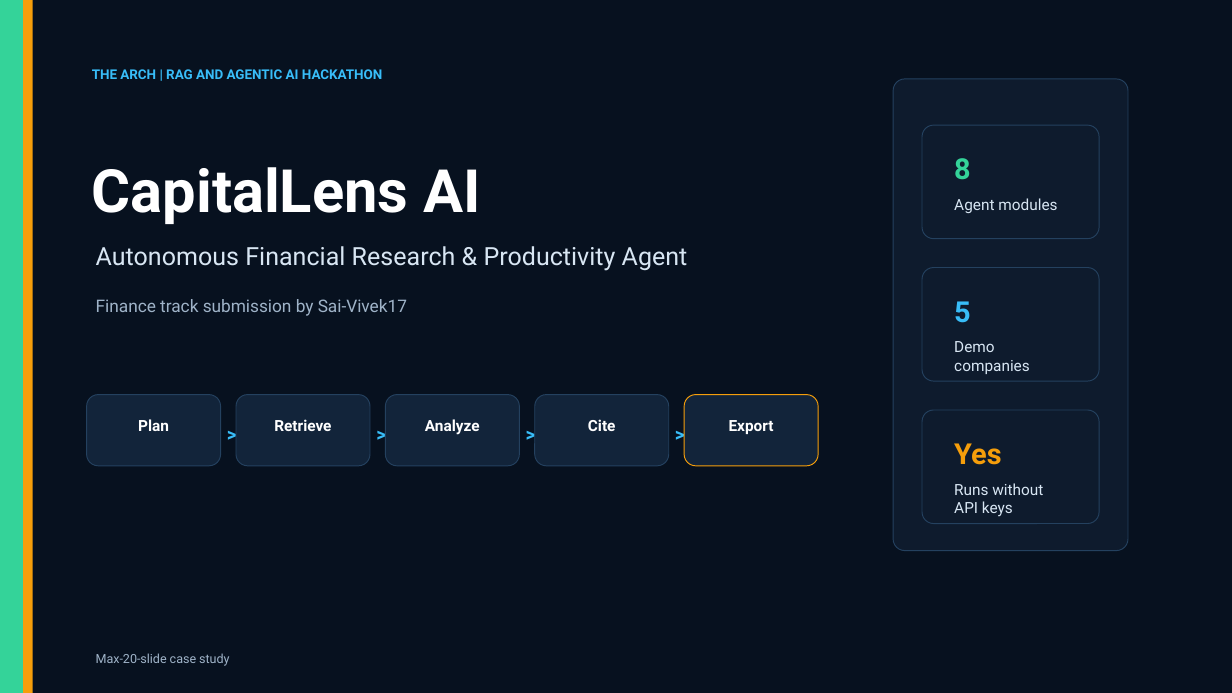
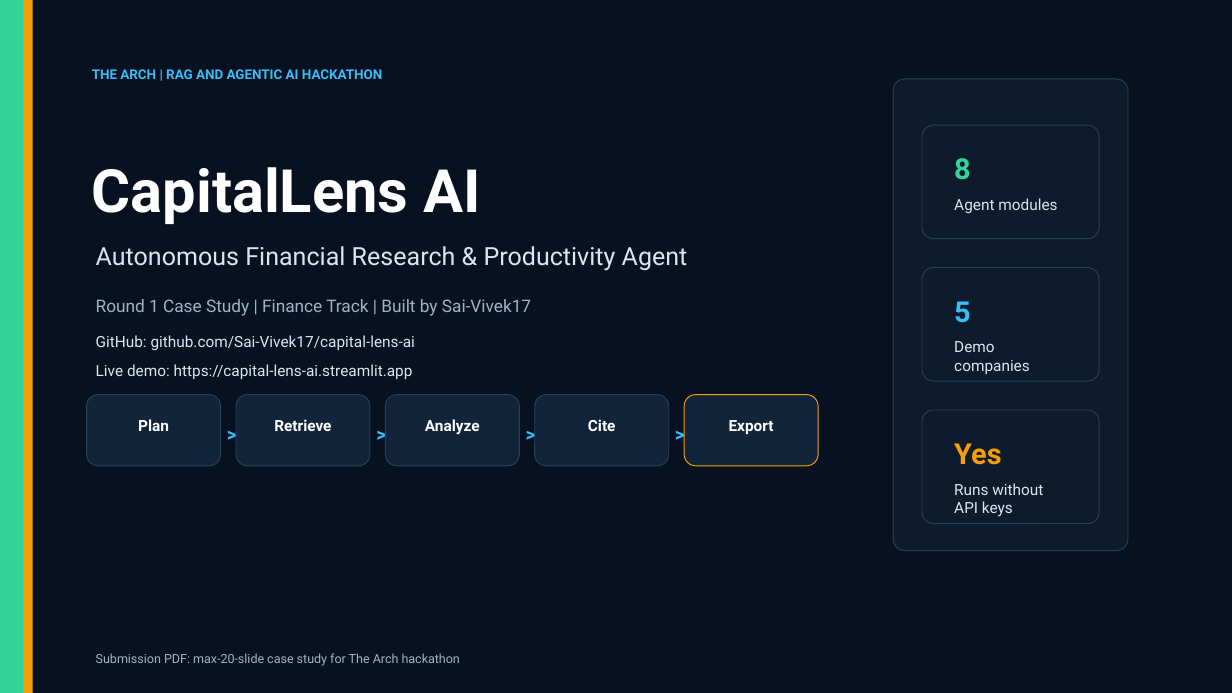
Before and after one commit to Sai-Vivek17/capital-lens-ai, a slide deck: slide 1 of docs/case_study/capitallens_ai_case_study.pptx. Drawn at 1232x693 pixels with LibreOffice and Linux fonts; fonts in the diff are those of the drawing. Boxes give left, top, right and bottom in pixels: in the first picture for what was removed or moved away, otherwise in the second. Text is boxed around its words. In the diff, an @@ line names an element or a change of style, - is before the commit and + after.

Commit message:
Polish hackathon submission PDF

```diff
--- a/docs/case_study/capitallens_ai_case_study.pptx
+++ b/docs/case_study/capitallens_ai_case_study.pptx
@@ text at [96, 299, 531, 316]: text changed @@
-Finance track submission by Sai-Vivek17
+Round 1 Case Study | Finance Track | Built by Sai-Vivek17
@@ text added at [96, 335, 415, 350], 12 pt, text #D8E6F3 @@
+GitHub: github.com/Sai-Vivek17/capital-lens-ai
@@ text added at [96, 364, 413, 379], 12 pt, text #D8E6F3 @@
+Live demo: https://capital-lens-ai.streamlit.app
@@ text at [96, 653, 460, 666]: text changed @@
-Max-20-slide case study
+Submission PDF: max-20-slide case study for The Arch hackathon
```
Also in this commit, not shown: 1 slide added, 1 slide removed, 2 other files.
